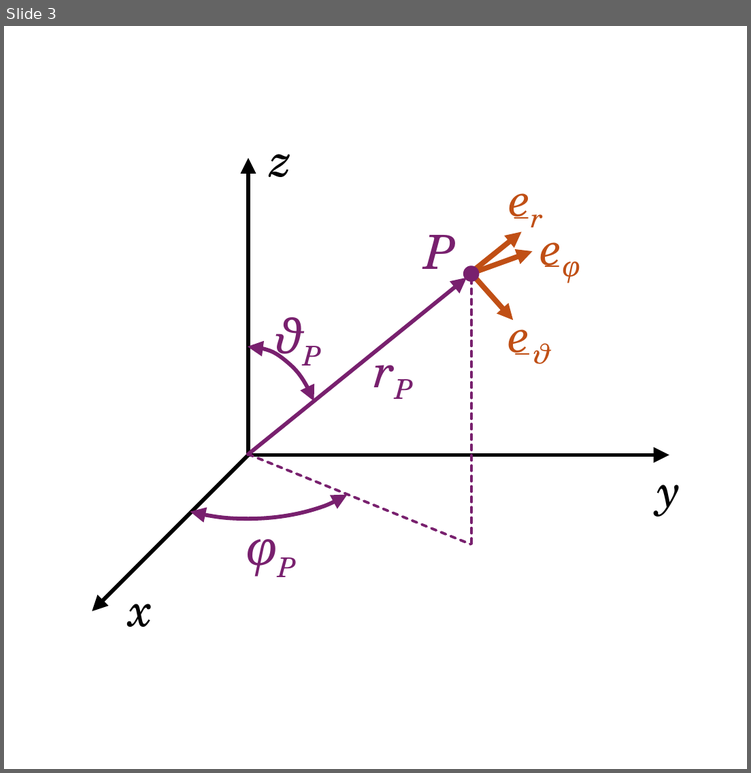
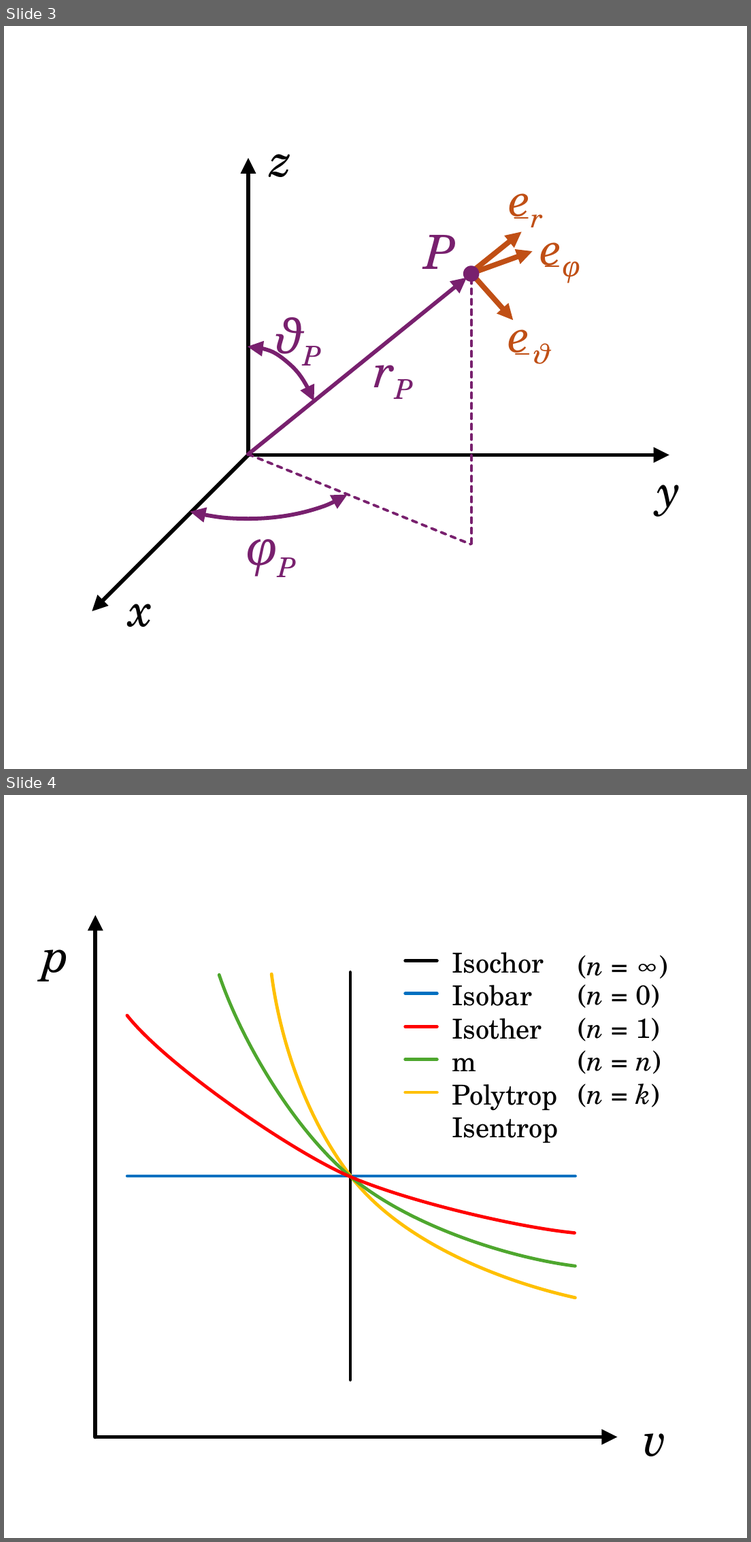
Before and after one commit to m4zeRobot/Project-FoSa, a slide deck: LaTeX B.Sc. LRT/Strömungslehre 1/images/SL1-Images.pptx. Shown one above the other, each under a label of ours: slide 3 before the commit, slides 3 and 4 after it. The pictures are 751x773 and 751x1542 pixels, drawn with LibreOffice and Linux fonts; fonts in the diff are those of the drawing. Boxes give left, top, right and bottom in pixels: in the first picture for what was removed or moved away, otherwise in the second. Text is boxed around its words. In the diff, an @@ line names an element or a change of style, - is before the commit and + after.

```diff
--- a/LaTeX B.Sc. LRT/Strömungslehre 1/images/SL1-Images.pptx
+++ b/LaTeX B.Sc. LRT/Strömungslehre 1/images/SL1-Images.pptx
@@ slide 4 added at <box>4,795,747,1538</box>, background #FFFFFF @@
@@ arrow added from (94, 1436) to (94, 915), #000000 1.5 pt @@
@@ text added at <box>42,949,69,981</box>, 18 pt, text #000000, italic @@
+p
@@ text added at <box>451,952,558,1142</box>, 10.5 pt, text #000000 @@
+Isochor
+Isobar
+Isotherm
+Polytrop
+Isentrop
@@ text added at <box>577,955,603,979</box>, 10.5 pt, text #000000 @@
+(n = ∞)
@@ freeform shape added at <box>219,974,575,1264</box>, outline #4EA72E 1.25 pt @@
@@ freeform shape added at <box>272,974,575,1296</box>, outline #FFC000 1.25 pt @@
@@ line added from (351, 1379) to (351, 972), #000000 1.25 pt @@
@@ line added from (405, 961) to (436, 961), #000000 1.25 pt @@
@@ text added at <box>577,977,661,1107</box>, 10.5 pt, text #000000 @@
+(n = 0)
+(n = 1)
+(n = n)
+(n = k)
@@ line added from (405, 993) to (436, 993), #0070C0 1.25 pt @@
@@ freeform shape added at <box>126,1015,573,1232</box>, outline #FF0000 1.25 pt @@
@@ line added from (405, 1027) to (436, 1027), #FF0000 1.25 pt @@
@@ line added from (405, 1059) to (436, 1059), #4EA72E 1.25 pt @@
@@ line added from (405, 1093) to (436, 1093), #FFC000 1.25 pt @@
@@ line added from (126, 1176) to (575, 1176), #0070C0 1.25 pt @@
@@ arrow added from (94, 1436) to (617, 1436), #000000 1.5 pt @@
@@ text added at <box>643,1433,668,1456</box>, 18 pt, text #000000, italic @@
+v
```
Also in this commit, not shown: 2 other files.
